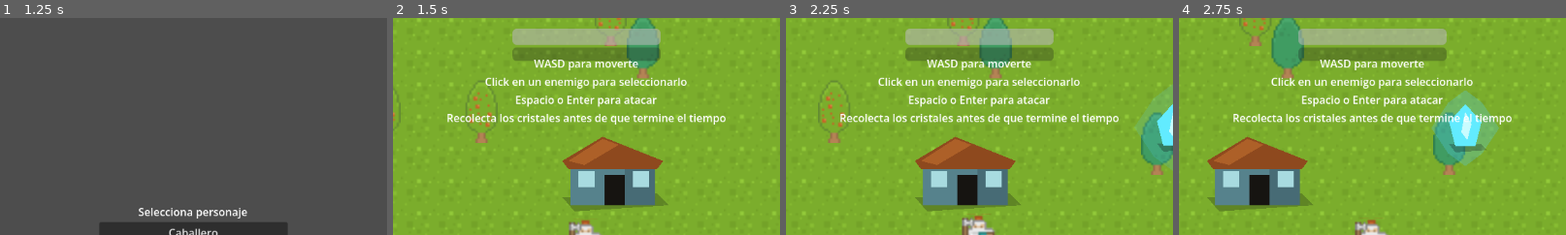
Above: before the commit, frames 1-4 (left to right).
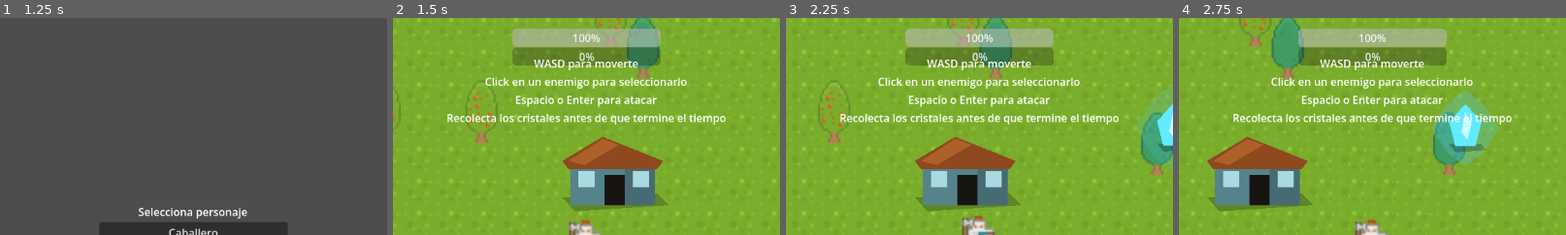
Above: after the commit, the same moments.

Repository: NicoBas1921/Aethermoor-Game
Game: Godot game, scene res://MenuPrincipal.tscn
The game is run twice, just before and just after one commit, with the same random seed, the same clock (stepped at 60 frames per second) and the same inputs. The engine's default icon, where the game draws it, is replaced by a stand-in: a white triangle on a blue panel in a dark square.
Inputs (mouse positions are % of the whole screen's width and height, from its top left):
- Up to frame 1 (1.25 s): click "Jugar" at 0.5 s
- Up to frame 2 (1.5 s): click "Caballero" at 1.25 s
- Up to frame 3 (2.25 s): tap Enter (ui_accept) at 2 s; move the mouse to (72, 45) at 2.02 s; hold D (move_right) from 2.03 s (still down); tap Tab at 2.1 s; click (72, 45) at 2.17 s
- Up to frame 4 (2.75 s): keep holding D (move_right); tap Enter (ui_accept) at 2.27 s
The pictures show only the part of the screen within x 25-75%, y 0-50%; the shares and areas given below are measured in that part.

Frame 1 is identical in both runs. In frame 2, 1.2% of the frame differs, in the area x 30-70%, y 7-22%; in frame 3, 1.2%; in frame 4, 1.2%.

Commit message:
MODIFICACIONES MESA FINAL 29/06
Grupo Alonso Juan Manuel, Bastías Nicolás y Medina Mauricio

Diff:
--- a/HUD.tscn
+++ b/HUD.tscn
@@ -1,11 +1,11 @@
-[gd_scene load_steps=2 format=3]
+[gd_scene format=3 uid="uid://dgri10gfnq4iw"]
 
-[ext_resource type="Script" path="res://HUD.gd" id="1_hud"]
+[ext_resource type="Script" uid="uid://c3c8nkkqxb836" path="res://HUD.gd" id="1_hud"]
 
-[node name="HUD" type="CanvasLayer"]
+[node name="HUD" type="CanvasLayer" unique_id=991794040]
 script = ExtResource("1_hud")
 
-[node name="Control" type="Control" parent="."]
+[node name="Control" type="Control" parent="." unique_id=519663397]
 layout_mode = 3
 anchors_preset = 15
 anchor_right = 1.0
@@ -14,9 +14,9 @@
 grow_vertical = 2
 mouse_filter = 2
 
-[node name="BarraVida" type="ProgressBar" parent="Control"]
+[node name="BarraVida" type="ProgressBar" parent="Control" unique_id=223449880]
 layout_mode = 1
-anchors_preset = 1
+anchors_preset = 5
 anchor_left = 0.5
 anchor_right = 0.5
 offset_left = -110.0
@@ -24,13 +24,11 @@
 offset_right = 110.0
 offset_bottom = 40.0
 grow_horizontal = 2
-max_value = 100.0
 value = 100.0
-show_percentage = false
 
-[node name="BarraEscudo" type="ProgressBar" parent="Control"]
+[node name="BarraEscudo" type="ProgressBar" parent="Control" unique_id=521805088]
 layout_mode = 1
-anchors_preset = 1
+anchors_preset = 5
 anchor_left = 0.5
 anchor_right = 0.5
 offset_left = -110.0
@@ -38,24 +36,21 @@
 offset_right = 110.0
 offset_bottom = 64.0
 grow_horizontal = 2
-max_value = 100.0
-show_percentage = false
 
-[node name="PanelObjetivo" type="PanelContainer" parent="Control"]
+[node name="PanelObjetivo" type="PanelContainer" parent="Control" unique_id=1075094846]
 layout_mode = 1
-anchors_preset = 0
 offset_left = 16.0
 offset_top = 16.0
 offset_right = 206.0
 offset_bottom = 76.0
 
-[node name="VBoxContainer" type="VBoxContainer" parent="Control/PanelObjetivo"]
+[node name="VBoxContainer" type="VBoxContainer" parent="Control/PanelObjetivo" unique_id=1596091657]
 layout_mode = 2
 
-[node name="Objetivo" type="Label" parent="Control/PanelObjetivo/VBoxContainer"]
+[node name="Objetivo" type="Label" parent="Control/PanelObjetivo/VBoxContainer" unique_id=1550021249]
 layout_mode = 2
 text = "Cristales: 0 / 6"
 
-[node name="Tiempo" type="Label" parent="Control/PanelObjetivo/VBoxContainer"]
+[node name="Tiempo" type="Label" parent="Control/PanelObjetivo/VBoxContainer" unique_id=1222831660]
 layout_mode = 2
 text = "Tiempo: 02:00"
--- a/TutorialInicio.gd
+++ b/TutorialInicio.gd
@@ -4,14 +4,21 @@
 @onready var mensaje_contextual: Label = $Control/MensajeContextual
 
 var ayudas_mostradas := {}
+var version_tutorial := 0
+var tween_tutorial: Tween
 
 
 func _ready():
 	await get_tree().create_timer(5.0).timeout
+	if version_tutorial != 0:
+		return
 
-	var tween = create_tween()
-	tween.tween_property(contenedor, "modulate:a", 0.0, 0.8)
-	tween.finished.connect(func(): contenedor.visible = false)
+	_ocultar_tutorial()
+
+
+func _input(event):
+	if event is InputEventKey and event.pressed and not event.echo and event.keycode == KEY_TAB:
+		_mostrar_tutorial_temporal()
 
 
 func mostrar_mensaje_consumible(tipo: String):
@@ -34,3 +41,24 @@
 	tween.tween_interval(3.0)
 	tween.tween_property(mensaje_contextual, "modulate:a", 0.0, 0.6)
 	tween.finished.connect(func(): mensaje_contextual.visible = false)
+
+
+func _mostrar_tutorial_temporal():
+	version_tutorial += 1
+	var version_actual = version_tutorial
+	if tween_tutorial != null:
+		tween_tutorial.kill()
+	contenedor.visible = true
+	contenedor.modulate.a = 1.0
+
+	await get_tree().create_timer(5.0).timeout
+	if version_actual == version_tutorial:
+		_ocultar_tutorial()
+
+
+func _ocultar_tutorial():
+	if tween_tutorial != null:
+		tween_tutorial.kill()
+	tween_tutorial = create_tween()
+	tween_tutorial.tween_property(contenedor, "modulate:a", 0.0, 0.8)
+	tween_tutorial.finished.connect(func(): contenedor.visible = false)
--- a/TutorialInicio.tscn
+++ b/TutorialInicio.tscn
@@ -1,11 +1,11 @@
-[gd_scene load_steps=2 format=3]
+[gd_scene format=3 uid="uid://b2m8ppt5cnbec"]
 
-[ext_resource type="Script" path="res://TutorialInicio.gd" id="1_tutorial"]
+[ext_resource type="Script" uid="uid://bllos8ab5f0sd" path="res://TutorialInicio.gd" id="1_tutorial"]
 
-[node name="TutorialInicio" type="CanvasLayer"]
+[node name="TutorialInicio" type="CanvasLayer" unique_id=1375977627]
 script = ExtResource("1_tutorial")
 
-[node name="Control" type="Control" parent="."]
+[node name="Control" type="Control" parent="." unique_id=133395558]
 layout_mode = 3
 anchors_preset = 15
 anchor_right = 1.0
@@ -14,8 +14,7 @@
 grow_vertical = 2
 mouse_filter = 2
 
-[node name="VBoxContainer" type="VBoxContainer" parent="Control"]
-modulate = Color(1, 1, 1, 1)
+[node name="VBoxContainer" type="VBoxContainer" parent="Control" unique_id=147252926]
 layout_mode = 1
 anchors_preset = 5
 anchor_left = 0.5
@@ -26,27 +25,27 @@
 offset_bottom = 154.0
 grow_horizontal = 2
 
-[node name="Movimiento" type="Label" parent="Control/VBoxContainer"]
+[node name="Movimiento" type="Label" parent="Control/VBoxContainer" unique_id=254428688]
 layout_mode = 2
 text = "WASD para moverte"
 horizontal_alignment = 1
 
-[node name="Seleccion" type="Label" parent="Control/VBoxContainer"]
+[node name="Seleccion" type="Label" parent="Control/VBoxContainer" unique_id=284146666]
 layout_mode = 2
 text = "Click en un enemigo para seleccionarlo"
 horizontal_alignment = 1
 
-[node name="Ataque" type="Label" parent="Control/VBoxContainer"]
+[node name="Ataque" type="Label" parent="Control/VBoxContainer" unique_id=607042127]
 layout_mode = 2
 text = "Espacio o Enter para atacar"
 horizontal_alignment = 1
 
-[node name="Objetivo" type="Label" parent="Control/VBoxContainer"]
+[node name="Objetivo" type="Label" parent="Control/VBoxContainer" unique_id=1750076097]
 layout_mode = 2
 text = "Recolecta los cristales antes de que termine el tiempo"
 horizontal_alignment = 1
 
-[node name="MensajeContextual" type="Label" parent="Control"]
+[node name="MensajeContextual" type="Label" parent="Control" unique_id=28363255]
 visible = false
 layout_mode = 1
 anchors_preset = 7
